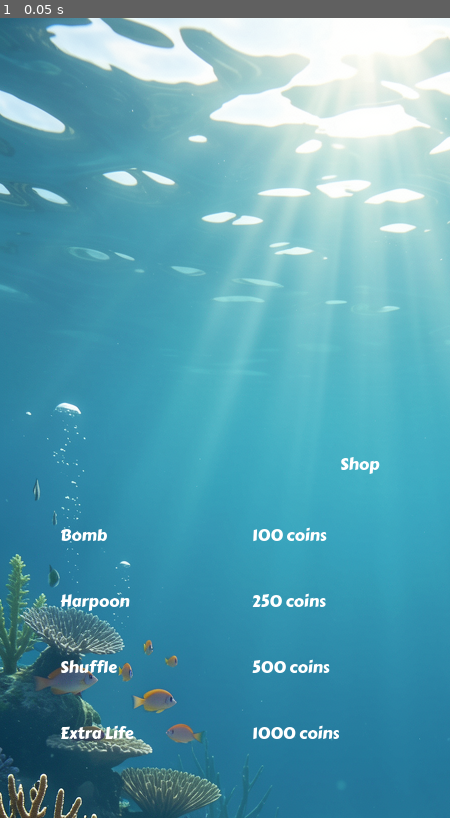
Above: before the commit, frame 1.
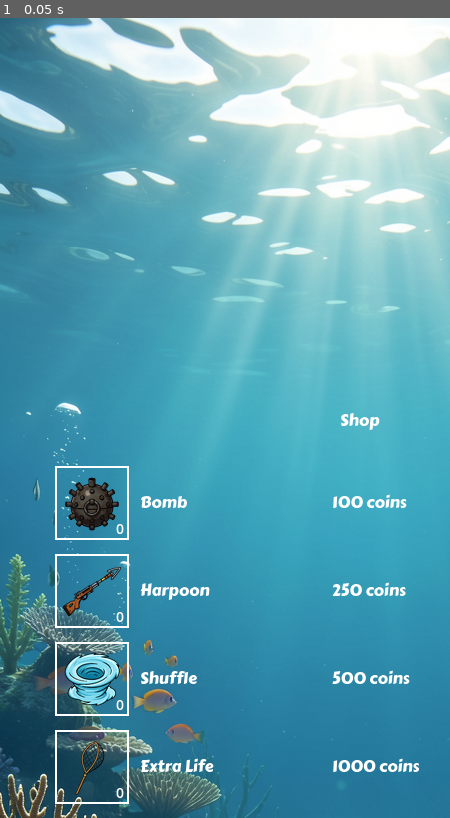
Above: after the commit, the same moment.

Repository: jahu00/SmallHax.SharkGame
Game: Godot game, scene res://Shop.tscn
Two runs of this game, one before a commit and one after it. Both use one fixed random seed, a clock stepped at 60 frames per second and the inputs below. This scene is started directly instead of the project's main scene.
Inputs:
- Up to frame 1 (0.05 s): no input

The runs differ from the first frame. In frame 1, 4.3% of the frame differs, in the area x 12-94%, y 49-99%.

Commit message:
Improved visuals in the shop

Diff:
--- a/PowerButton.gd
+++ b/PowerButton.gd
@@ -4,6 +4,7 @@
 
 @onready var power_count_label: Label = find_child("PowerCount")
 @onready var power_indicator: ReferenceRect = find_child("PowerIndicator")
+@onready var outline: ReferenceRect = find_child("Outline")
 
 @export var count: int:
 	set(value):
@@ -17,6 +18,13 @@
 		if power_indicator:
 			power_indicator.visible = value
 
+@export var show_outline: bool:
+	set(value):
+		show_outline = value
+		if outline:
+			outline.visible = value
+
 func _ready() -> void:
 	power_count_label.text = str(count)
 	power_indicator.visible = selected
+	outline.visible = show_outline
--- a/PowerButton.tscn
+++ b/PowerButton.tscn
@@ -7,6 +7,7 @@
 icon_alignment = 1
 expand_icon = true
 script = ExtResource("2_fuaa5")
+show_outline = null
 
 [node name="PowerCount" type="Label" parent="." unique_id=1203737062]
 layout_mode = 1
@@ -37,3 +38,15 @@
 border_color = Color(0, 1, 0, 1)
 border_width = 2.0
 editor_only = false
+
+[node name="Outline" type="ReferenceRect" parent="." unique_id=62151415]
+visible = false
+layout_mode = 1
+anchors_preset = 15
+anchor_right = 1.0
+anchor_bottom = 1.0
+grow_horizontal = 2
+grow_vertical = 2
+border_color = Color(1, 1, 1, 1)
+border_width = 2.0
+editor_only = false
--- a/PowerupBar.tscn
+++ b/PowerupBar.tscn
@@ -18,27 +18,20 @@
 [node name="BombButton" parent="." unique_id=1396069931 instance=ExtResource("2_uyk3t")]
 layout_mode = 2
 icon = ExtResource("3_uyk3t")
+show_outline = null
 
 [node name="HarpoonButton" parent="." unique_id=131706698 instance=ExtResource("2_uyk3t")]
 layout_mode = 2
 icon = ExtResource("3")
+show_outline = null
 
 [node name="ShuffleButton" parent="." unique_id=1371569606 instance=ExtResource("2_uyk3t")]
 layout_mode = 2
 icon = ExtResource("4")
+show_outline = null
 
 [node name="ExtraLifeButton" parent="." unique_id=1176986101 instance=ExtResource("2_uyk3t")]
 layout_mode = 2
 icon = ExtResource("5")
 flat = true
-
-[node name="ReferenceRect" type="ReferenceRect" parent="ExtraLifeButton" unique_id=1890906268]
-layout_mode = 1
-anchors_preset = 15
-anchor_right = 1.0
-anchor_bottom = 1.0
-grow_horizontal = 2
-grow_vertical = 2
-border_color = Color(1, 1, 1, 1)
-border_width = 2.0
-editor_only = false
+show_outline = true
--- a/Shop.gd
+++ b/Shop.gd
@@ -15,6 +15,11 @@
 
 @onready var confirmation_label = get_node("CenterContainer/VBoxContainer/ConfirmationLabel")
 
+@onready var bomb_power_button = get_node("CenterContainer/VBoxContainer/BombRow/BombPowerButton")
+@onready var harpoon_power_button = get_node("CenterContainer/VBoxContainer/HarpoonRow/HarpoonPowerButton")
+@onready var shuffle_power_button = get_node("CenterContainer/VBoxContainer/ShuffleRow/ShufflePowerButton")
+@onready var extra_life_power_button = get_node("CenterContainer/VBoxContainer/ExtraLifeRow/ExtraLifePowerButton")
+
 var _confirmation_timer: float = 0.0
 
 func _ready():
@@ -30,6 +35,7 @@
 	back_button.pressed.connect(_on_back_pressed)
 
 	update_affordability()
+	update_powerup_counts()
 
 func _process(delta):
 	if _confirmation_timer > 0.0:
@@ -45,6 +51,7 @@
 		GameStore.add_powerup(item_type)
 		_show_confirmation(item_type)
 		update_affordability()
+		update_powerup_counts()
 
 func _on_back_pressed():
 	Global.change_scene_to_file(Scenes.SceneEnum.Menu)
@@ -73,3 +80,9 @@
 	var display_name = item_type.replace("_", " ").capitalize()
 	confirmation_label.text = "Purchased " + display_name + "!"
 	_confirmation_timer = 2.0
+
+func update_powerup_counts():
+	bomb_power_button.count = GameStore.inventory["bomb"]
+	harpoon_power_button.count = GameStore.inventory["harpoon"]
+	shuffle_power_button.count = GameStore.inventory["shuffle"]
+	extra_life_power_button.count = GameStore.inventory["extra_life"]
--- a/Shop.tscn
+++ b/Shop.tscn
@@ -4,6 +4,11 @@
 [ext_resource type="Texture2D" uid="uid://dj3txg7weleny" path="res://assets/ingame.png" id="2_c0ofq"]
 [ext_resource type="Script" uid="uid://cy4a5rggmhghn" path="res://Shop.gd" id="3"]
 [ext_resource type="PackedScene" uid="uid://dg0ldpan3lscn" path="res://GoldPanel.tscn" id="5"]
+[ext_resource type="PackedScene" uid="uid://dqomnw5rwtlx0" path="res://PowerButton.tscn" id="6_pwrbtn"]
+[ext_resource type="Texture2D" uid="uid://h8sdekf0hqym" path="res://assets/bomb.png" id="7_bomb"]
+[ext_resource type="Texture2D" uid="uid://djgyoagqg2yhs" path="res://assets/harpoon.png" id="8_harpoon"]
+[ext_resource type="Texture2D" uid="uid://bvb1qqgwlnjbl" path="res://assets/shuffle.png" id="9_shuffle"]
+[ext_resource type="Texture2D" uid="uid://cd86spsspu2em" path="res://assets/extra_life.png" id="10_extralife"]
 
 [node name="Shop" type="Control" unique_id=2000992995]
 layout_mode = 3
@@ -14,7 +19,7 @@
 layout_mode = 0
 texture = ExtResource("2_c0ofq")
 
-[node name="GoldPanel" parent="." instance=ExtResource("5")]
+[node name="GoldPanel" parent="." unique_id=1379510488 instance=ExtResource("5")]
 layout_mode = 0
 offset_left = 520.0
 offset_top = 20.0
@@ -44,6 +49,12 @@
 layout_mode = 2
 theme_override_constants/separation = 12
 
+[node name="BombPowerButton" parent="CenterContainer/VBoxContainer/BombRow" unique_id=1306967200 instance=ExtResource("6_pwrbtn")]
+layout_mode = 2
+icon = ExtResource("7_bomb")
+flat = true
+show_outline = true
+
 [node name="BombNameLabel" type="Label" parent="CenterContainer/VBoxContainer/BombRow" unique_id=299599436]
 custom_minimum_size = Vector2(180, 50)
 layout_mode = 2
@@ -68,6 +79,12 @@
 custom_minimum_size = Vector2(600, 50)
 layout_mode = 2
 theme_override_constants/separation = 12
+
+[node name="HarpoonPowerButton" parent="CenterContainer/VBoxContainer/HarpoonRow" unique_id=1792237786 instance=ExtResource("6_pwrbtn")]
+layout_mode = 2
+icon = ExtResource("8_harpoon")
+flat = true
+show_outline = true
 
 [node name="HarpoonNameLabel" type="Label" parent="CenterContainer/VBoxContainer/HarpoonRow" unique_id=948404862]
 custom_minimum_size = Vector2(180, 50)
@@ -94,6 +111,12 @@
 layout_mode = 2
 theme_override_constants/separation = 12
 
+[node name="ShufflePowerButton" parent="CenterContainer/VBoxContainer/ShuffleRow" unique_id=84381579 instance=ExtResource("6_pwrbtn")]
+layout_mode = 2
+icon = ExtResource("9_shuffle")
+flat = true
+show_outline = true
+
 [node name="ShuffleNameLabel" type="Label" parent="CenterContainer/VBoxContainer/ShuffleRow" unique_id=113378213]
 custom_minimum_size = Vector2(180, 50)
 layout_mode = 2
@@ -118,6 +141,12 @@
 custom_minimum_size = Vector2(600, 50)
 layout_mode = 2
 theme_override_constants/separation = 12
+
+[node name="ExtraLifePowerButton" parent="CenterContainer/VBoxContainer/ExtraLifeRow" unique_id=276583041 instance=ExtResource("6_pwrbtn")]
+layout_mode = 2
+icon = ExtResource("10_extralife")
+flat = true
+show_outline = true
 
 [node name="ExtraLifeNameLabel" type="Label" parent="CenterContainer/VBoxContainer/ExtraLifeRow" unique_id=1050528084]
 custom_minimum_size = Vector2(180, 50)
